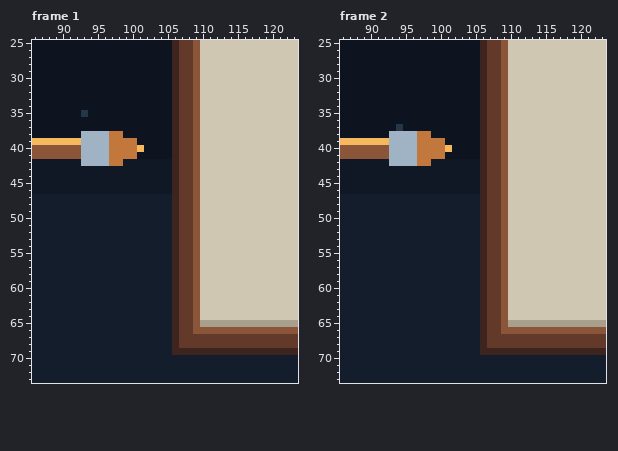
A pixel-art file gets an edit: docs/media/hero3.aseprite. The picture above is the old version.
192x96 pixels, 36 frames. Colours within 5 levels of each other are drawn and written as one. Shown: frame 1: x 86..123, y 25..73; frame 2: x 86..123, y 25..73. The commit also changed other frames or places, which this record leaves out.
The result:
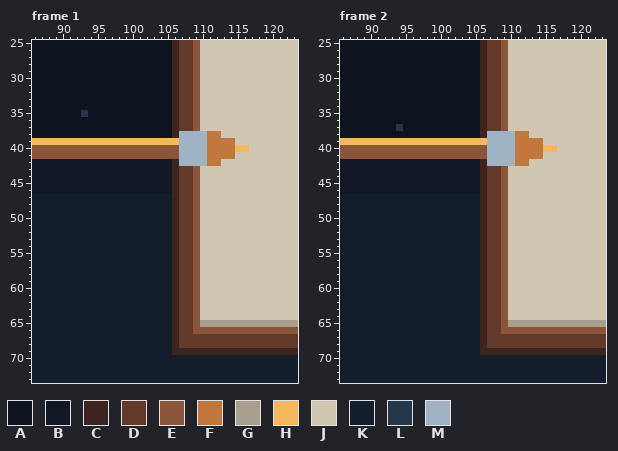
Palette (. is transparent): A #0d1420  B #101826  C #3d241e  D #633a2a  E #8a5538  F #c2773c  G #a89f8c  H #f6b85e  J #cfc7b2  K #131d2c  L #24364a  M #9fb3c4
Difference:
--- frame 1
@@ x 86..123 @@
 37 AAAAAAAAAAAAAAAAAAAACDDEJJJJJJJJJJJJJJ
-38 AAAAAAAMMMMFFAAAAAAACDDEJJJJJJJJJJJJJJ
-39 HHHHHHHMMMMFFFFAAAAACDDEJJJJJJJJJJJJJJ
-40 EEEEEEEMMMMFFFFHAAAACDDEJJJJJJJJJJJJJJ
-41 EEEEEEEMMMMFFFFAAAAACDDEJJJJJJJJJJJJJJ
-42 BBBBBBBMMMMFFBBBBBBBCDDEJJJJJJJJJJJJJJ
+38 AAAAAAAAAAAAAAAAAAAACMMMMFFJJJJJJJJJJJ
+39 HHHHHHHHHHHHHHHHHHHHHMMMMFFFFJJJJJJJJJ
+40 EEEEEEEEEEEEEEEEEEEEEMMMMFFFFHHJJJJJJJ
+41 EEEEEEEEEEEEEEEEEEEEEMMMMFFFFJJJJJJJJJ
+42 BBBBBBBBBBBBBBBBBBBBCMMMMFFJJJJJJJJJJJ
 43 BBBBBBBBBBBBBBBBBBBBCDDEJJJJJJJJJJJJJJ
--- frame 2
@@ x 86..123 @@
 37 AAAAAAAALAAAAAAAAAAACDDEJJJJJJJJJJJJJJ
-38 AAAAAAAMMMMFFAAAAAAACDDEJJJJJJJJJJJJJJ
-39 HHHHHHHMMMMFFFFAAAAACDDEJJJJJJJJJJJJJJ
-40 EEEEEEEMMMMFFFFHAAAACDDEJJJJJJJJJJJJJJ
-41 EEEEEEEMMMMFFFFAAAAACDDEJJJJJJJJJJJJJJ
-42 BBBBBBBMMMMFFBBBBBBBCDDEJJJJJJJJJJJJJJ
+38 AAAAAAAAAAAAAAAAAAAACMMMMFFJJJJJJJJJJJ
+39 HHHHHHHHHHHHHHHHHHHHHMMMMFFFFJJJJJJJJJ
+40 EEEEEEEEEEEEEEEEEEEEEMMMMFFFFHHJJJJJJJ
+41 EEEEEEEEEEEEEEEEEEEEEMMMMFFFFJJJJJJJJJ
+42 BBBBBBBBBBBBBBBBBBBBCMMMMFFJJJJJJJJJJJ
 43 BBBBBBBBBBBBBBBBBBBBCDDEJJJJJJJJJJJJJJ
Changed places in both pictures, as pixel boxes (x1, y1, x2, y2):
changed: (81, 131, 249, 166)
changed: (389, 131, 557, 166)
